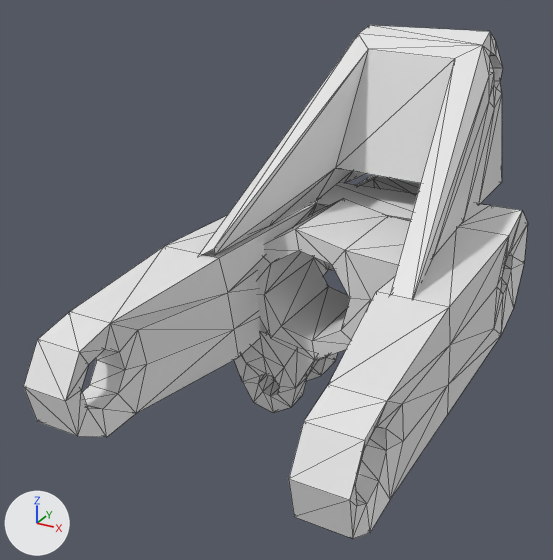
Before and after pictures for a commit that changed the OBJ model software/models/atlas_v4/meshes/l_uglut.obj.
Before and after are seen from a camera (50 mm lens) standing at (0.084, -0.1959, 0.078) and looking at (-0.0144, -0.017, -0.0115). The axes (+X, +Y, +Z) are drawn at lower left. The lights are the same throughout. Mesh edges are drawn as thin lines. Where no turn or scale is listed for an object, it has been applied to the vertices.

The older version as bpy lines, for what is in view:
```python
me_l_uglut = bpy.data.meshes.new('l_uglut')
me_l_uglut.from_pydata(...)  # 360 vertices, 712 faces; spans x -0.041..0.041, y -0.09..0.078, z -0.063..0.053
ob_l_uglut = bpy.data.objects.new('l_uglut', me_l_uglut)
ob_l_uglut.location = (0.0, 0.0, 0.0)
```
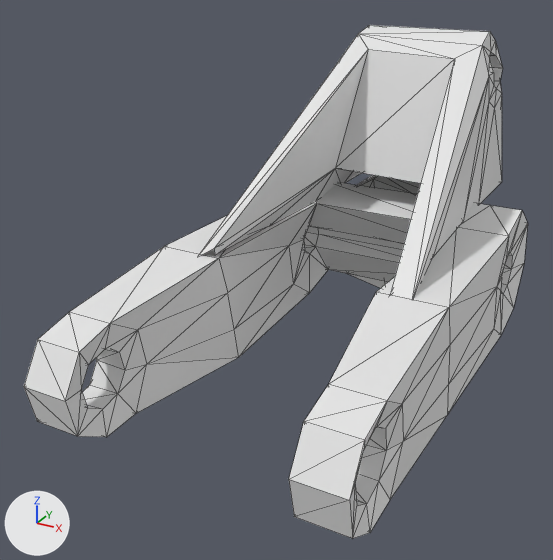
The newer file is also turned or shifted as a whole; pictures and numbers use the older file's frame.

Changed parts and their boxes [x1, y1, x2, y2] in the pictures (553 x 560 px; the box of a moved part takes in the faces that stretch with it):
part 1 of me_l_uglut, deleted: before [307, 352, 338, 380]
part 2 of me_l_uglut, deleted: before [234, 332, 319, 412]
part 3 of me_l_uglut, deleted: before [257, 198, 410, 360]
part 4 of me_l_uglut, moved or reshaped: [65, 25, 528, 536] in both

The change, as a list of edits to the scene's bpy script:
```text
Change me_l_uglut:
    used by ob_l_uglut; location = (0.0, 0.0, 0.0)
    remove me_l_uglut.from_pydata(...)  # 360 vertices, 712 faces; spans x -0.041..0.041, y -0.09..0.078, z -0.063..0.053
    add me_l_uglut.from_pydata(...)  # 238 vertices, 486 faces; spans x -0.041..0.041, y -0.09..0.078, z -0.039..0.053
    me_l_uglut part 1: the loose piece of 42 vertices spanning x -0.04..-0.004, y 0.013..0.024, z -0.063..-0.034 is deleted
    me_l_uglut part 2: the loose piece of 42 vertices spanning x -0.04..-0.004, y -0.01..-0.001, z -0.063..-0.034 is deleted
    me_l_uglut part 3: the loose piece of 38 vertices spanning x -0.029..0.031, y -0.01..0.025, z -0.039..0.002 is deleted
    me_l_uglut part 4
    245 faces are deleted
    243 new faces join them
```
